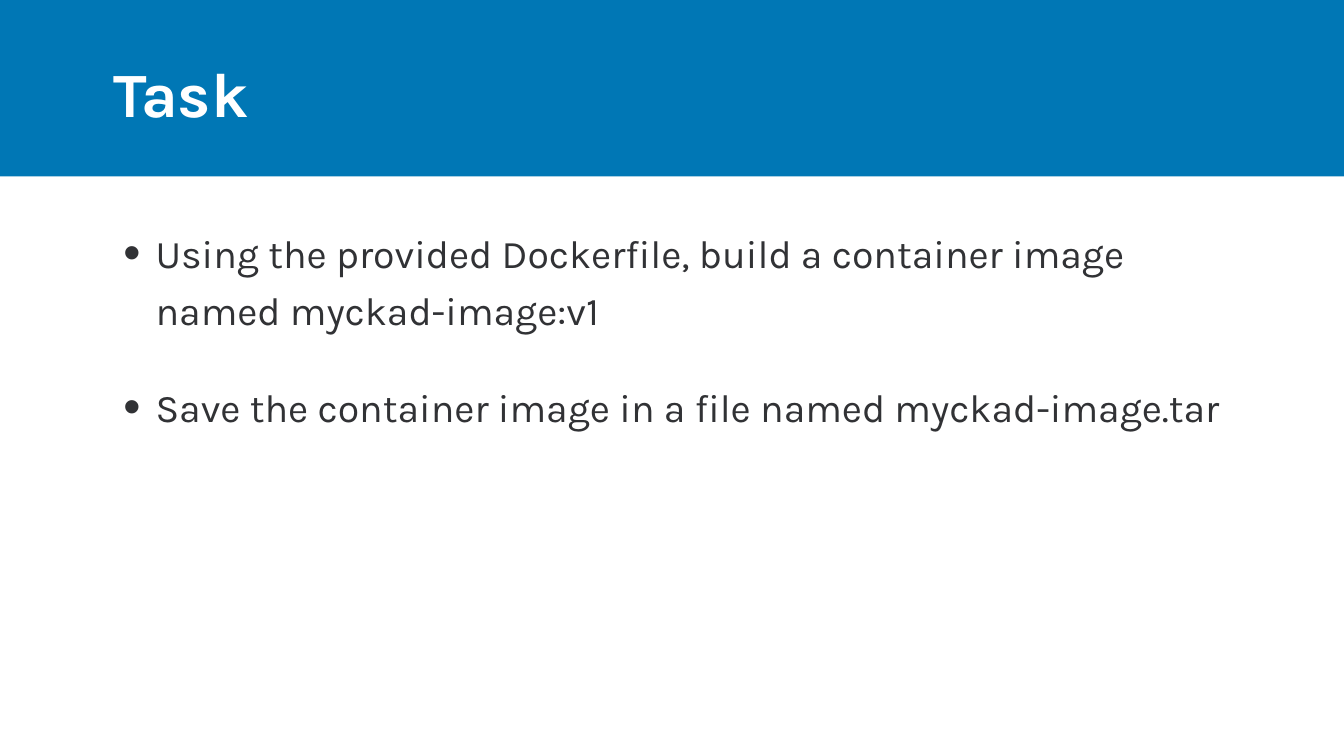
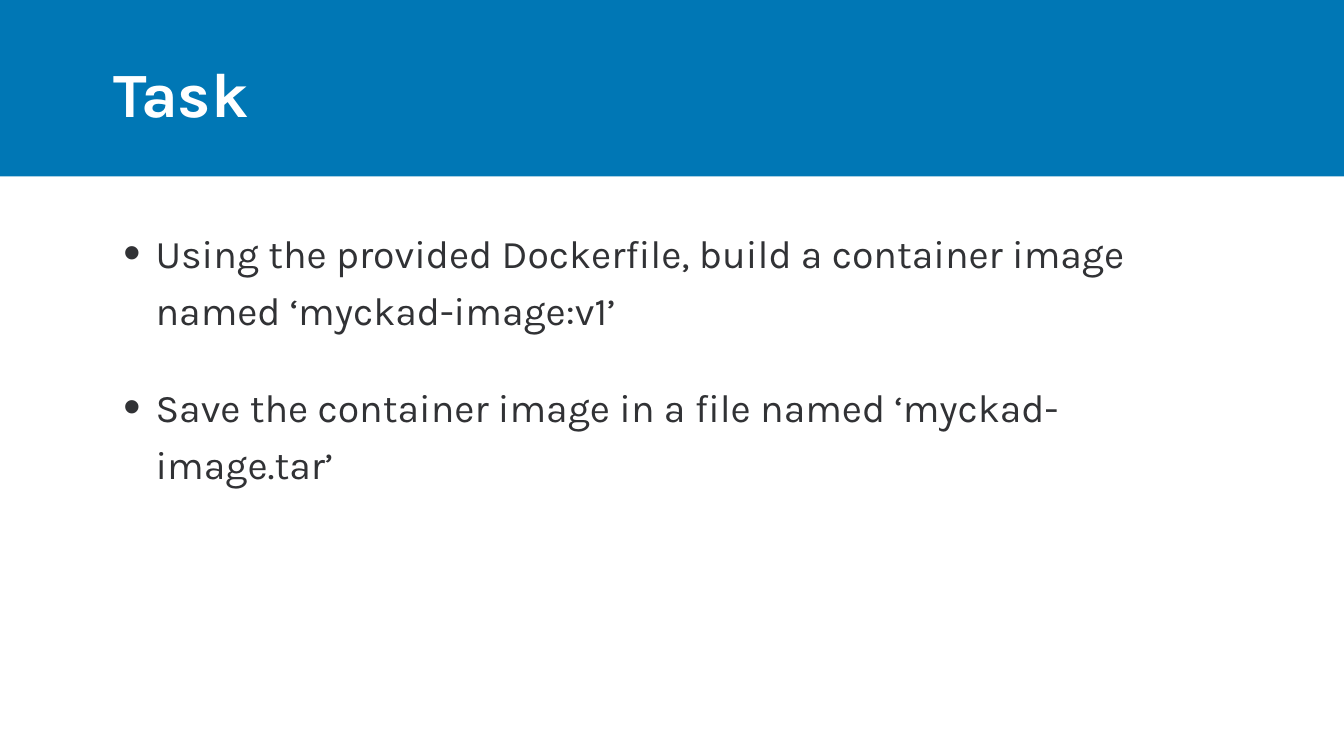
Before and after one commit to rdiazconcha/ckad-exam-prep, a slide deck: slide 3 of chapter-01/01-containerimages/01_01_containerimages.pptx. Drawn at 1344x756 pixels with LibreOffice and Linux fonts; fonts in the diff are those of the drawing. Boxes give left, top, right and bottom in pixels: in the first picture for what was removed or moved away, otherwise in the second. Text is boxed around its words. In the diff, an @@ line names an element or a change of style, - is before the commit and + after.

```diff
--- a/chapter-01/01-containerimages/01_01_containerimages.pptx
+++ b/chapter-01/01-containerimages/01_01_containerimages.pptx
@@ text at bbox=[156, 241, 1124, 489]: text changed @@
-• Using the provided Dockerfile, build a container image named myckad-image:v1
-• Save the container image in a file named myckad-image.tar
+• Using the provided Dockerfile, build a container image named ‘myckad-image:v1’
+• Save the container image in a file named ‘myckad-image.tar’
```
Also in this commit, not shown: 10 other files.
